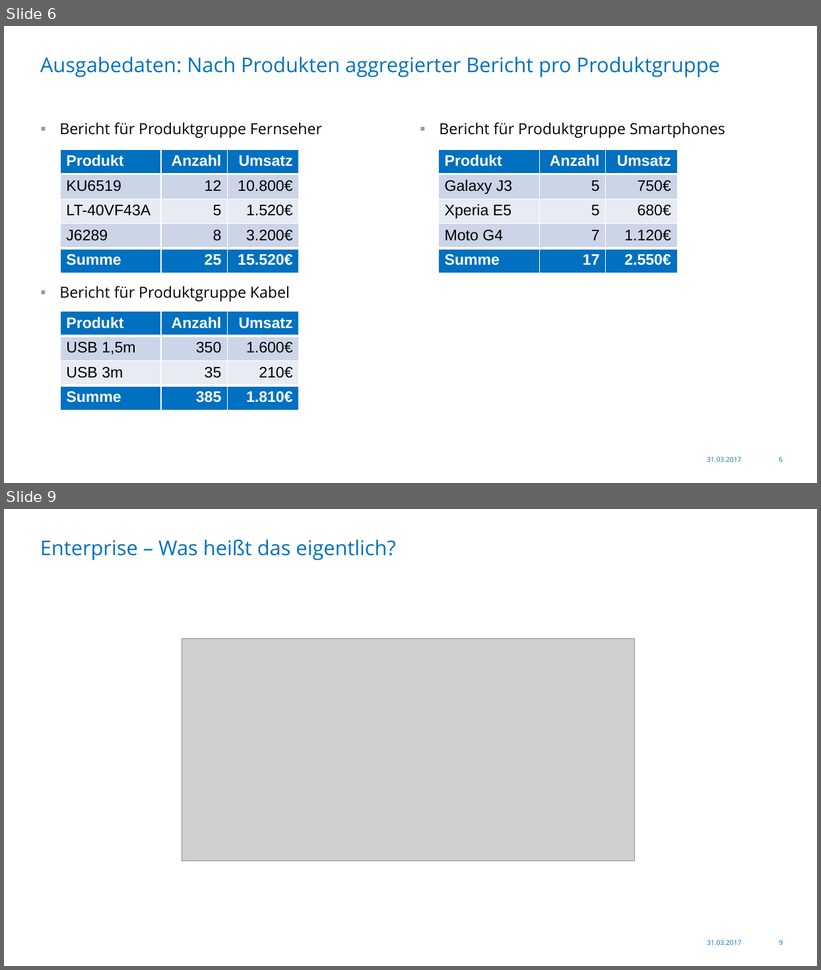
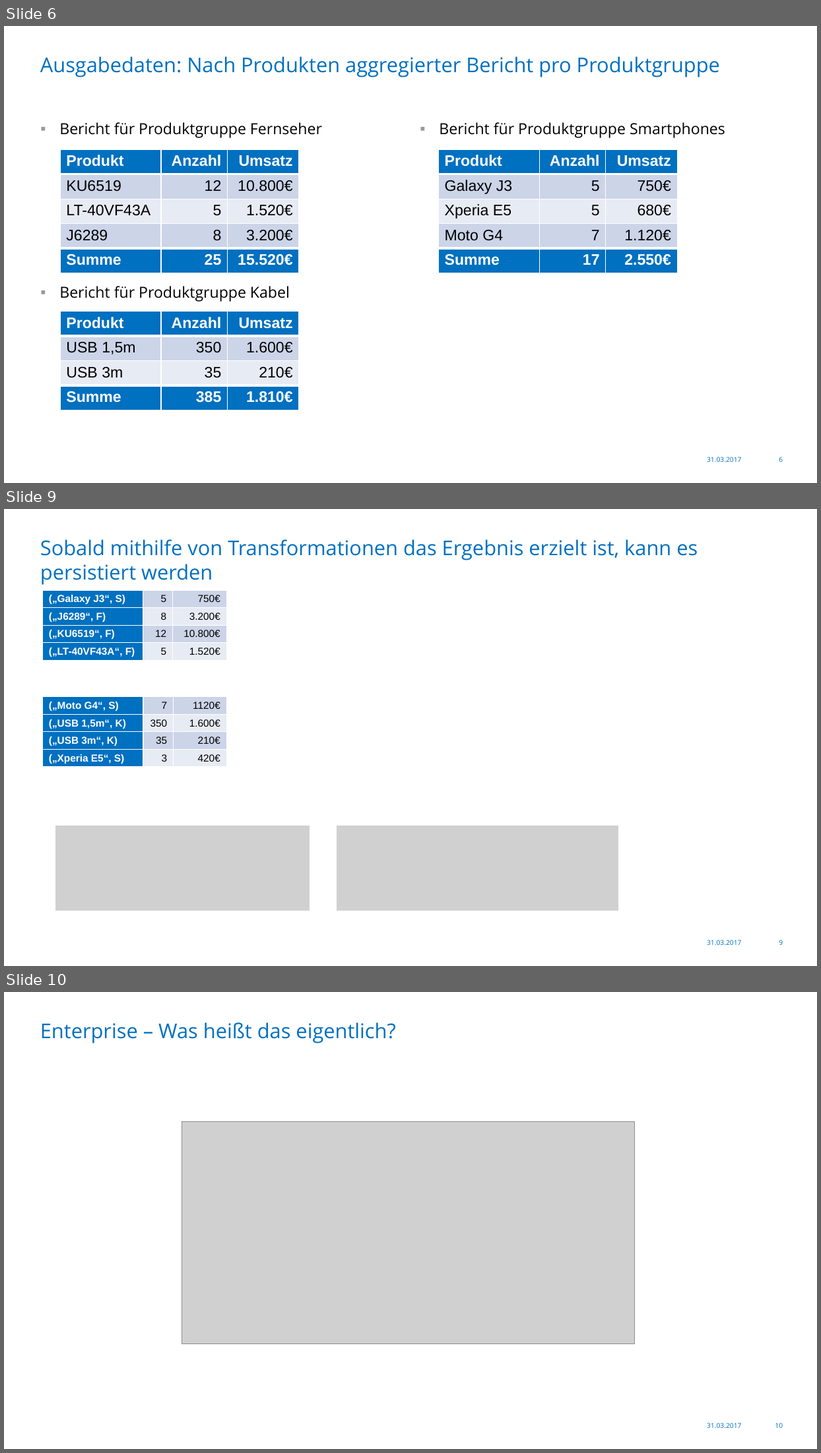
Before and after one commit to Skamandros/jug-saxony-workshop, a slide deck: src/slides/resources/2017-03-31-JUG-Saxony-Workshop-de.pptx. Shown one above the other, each under a label of ours: slides 6 and 9 before the commit, slides 6, 9 and 10 after it; the slides between them are not shown. The pictures are 821x970 and 821x1453 pixels, drawn with LibreOffice and Linux fonts; fonts in the diff are those of the drawing; grey boxes stand for pictures; background and template pictures are left out. Boxes give left, top, right and bottom in pixels: in the first picture for what was removed or moved away, otherwise in the second. Text is boxed around its words. In the diff, an @@ line names an element or a change of style, - is before the commit and + after.

```diff
--- a/src/slides/resources/2017-03-31-JUG-Saxony-Workshop-de.pptx
+++ b/src/slides/resources/2017-03-31-JUG-Saxony-Workshop-de.pptx
@@ slide 9 added at (4, 509, 817, 966), background #FFFFFF; not listed: 2 template elements that a slide beside it also shows @@
@@ title added at (40, 539, 698, 585), 24 pt, text #0070C0 @@
+Sobald mithilfe von Transformationen das Ergebnis erzielt ist, kann es persistiert werden
@@ table added at (42, 590, 226, 663), 4 rows, 3 columns @@
+(„Galaxy J3“, S) | 5 | 750€
+(„J6289“, F) | 8 | 3.200€
+(„KU6519“, F) | 12 | 10.800€
+(„LT-40VF43A“, F) | 5 | 1.520€
@@ table added at (42, 697, 226, 770), 4 rows, 3 columns @@
+(„Moto G4“, S) | 7 | 1120€
+(„USB 1,5m“, K) | 350 | 1.600€
+(„USB 3m“, K) | 35 | 210€
+(„Xperia E5“, S) | 3 | 420€
@@ picture added at (55, 826, 310, 911) @@
@@ picture added at (337, 826, 619, 911) @@
@@ what was slide 9 is now slide 10 @@
@@ page number at (775, 1423, 783, 1428): text changed @@
-9
+10
```
Also in this commit, not shown: 1 slide changed.
